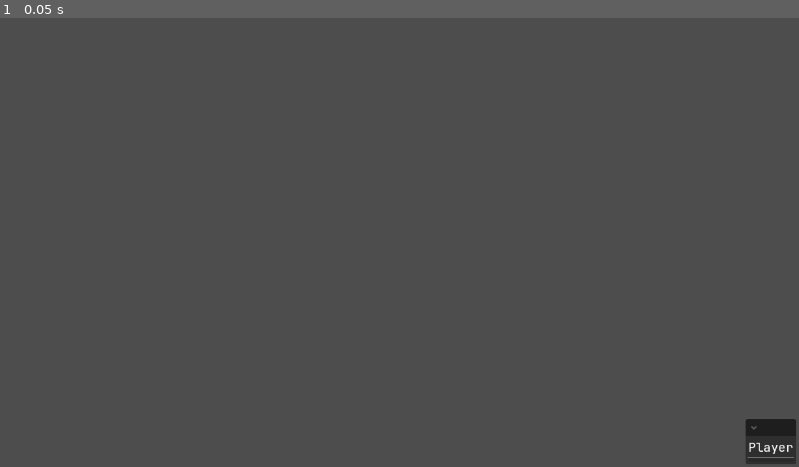
Above: before the commit, frame 1.
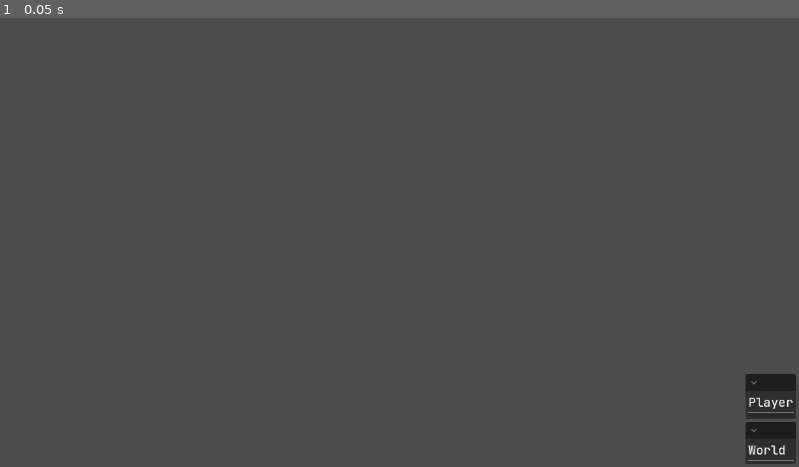
Above: after the commit, the same moment.

Repository: crystalfiction/rpg-simulator
Game: Godot game, scene res://src/controllers/ui/ui_controller.tscn
Same seed, same stepped clock (60 frames per second), same inputs: the game is played once before the commit and once after it. This scene is started directly instead of the project's main scene.
Inputs:
- Up to frame 1 (0.05 s): no input

The runs differ from the first frame. In frame 1, 0.8% of the frame differs, in the area x 93-100%, y 79-99%.
Error before the commit: Invalid access to property or key 'data' on a base object of type 'Nil'. (res://src/controllers/ui/ui_controller.gd:33)
Error after the commit: Invalid access to property or key 'data' on a base object of type 'Nil'. (res://src/controllers/ui/ui_controller.gd:65)

Commit message:
updated UI controller

Diff:
--- a/src/controllers/ui/ui_controller.gd
+++ b/src/controllers/ui/ui_controller.gd
@@ -4,14 +4,17 @@
 var world: World
 
 # components
+@export var world_data_container: GridContainer
 @export var player_data_container: GridContainer
 @export var player_exp_bar: ProgressBar
+
 @export var loading_scene: CenterContainer
+
 var label_settings: LabelSettings
 var labels = []
 
 
-func _update_player_labels():
+func _update_labels():
 	# label entry: [ entity, key, label ]
 	for l in self.labels:
 		var entity = l[0]
@@ -20,13 +23,21 @@
 
 		var key = l[1]
 		var label = l[2]
-		label.text = str(entity.data.stats[key])
 
-		if key == "exp":
-			# update exp bar
-			self.player_exp_bar.value = entity.data.stats[key]
-		elif key == "exp_cap":
-			self.player_exp_bar.max_value = entity.data.stats[key]
+		if entity is Player:
+			if key == "exp":
+				# update exp bar
+				self.player_exp_bar.value = entity.data.stats[key]
+				label.text = str(entity.data.stats[key])
+			elif key == "exp_cap":
+				self.player_exp_bar.max_value = entity.data.stats[key]
+				label.text = str(entity.data.stats[key])
+			else:
+				label.text = str(snapped(entity.data.stats[key], 0))
+
+		if entity is World:
+			if key == "map_count":
+				label.text = str(entity.data.terrain[key])
 
 
 func _init_player_labels():
@@ -35,11 +46,13 @@
 		for s in player.data.stats:
 			var data_key = s
 			var new_key_label = Label.new()
+			new_key_label.name = s
 			new_key_label.text = s
 
 			var data = player.data.stats[s]
 			var new_data_label = Label.new()
-			new_data_label.text = str(data)
+			new_data_label.name = s + "_data"
+			new_data_label.text = str(snapped(data, 0))
 
 			var new_label_set = [player, data_key, new_data_label]
 			self.labels.append(new_label_set)
@@ -48,10 +61,24 @@
 			self.player_data_container.add_child(new_data_label)
 
 
+func _init_world_labels():
+	var map_count = self.world.data.terrain.map_count
+	var new_key_label = Label.new()
+	new_key_label.text = "map_count"
+	new_key_label.name = "map_count"
+	var new_data_label = Label.new()
+	new_data_label.name = new_key_label.name + "_data"
+	new_data_label.text = str(map_count)
+	self.labels.append([ self.world, new_key_label.name, new_data_label])
+	self.world_data_container.add_child(new_key_label)
+	self.world_data_container.add_child(new_data_label)
+
+
 # Called when the node enters the scene tree for the first time.
 func _ready() -> void:
+	_init_world_labels()
 	_init_player_labels()
 
 # Called every frame. 'delta' is the elapsed time since the previous frame.
 func _process(delta: float) -> void:
-	_update_player_labels()
+	_update_labels()
--- a/src/controllers/ui/ui_controller.tscn
+++ b/src/controllers/ui/ui_controller.tscn
@@ -3,7 +3,7 @@
 [ext_resource type="Script" uid="uid://ce6ie113viqdg" path="res://src/controllers/ui/ui_controller.gd" id="1_2yfeh"]
 [ext_resource type="FontFile" uid="uid://dvjb12pu7hof1" path="res://src/assets/JetBrainsMono-Medium.ttf" id="2_1mjrn"]
 
-[node name="UiController" type="Control" unique_id=694900400 node_paths=PackedStringArray("world_data_container", "player_data_container", "player_exp_bar")]
+[node name="UiController" type="Control" unique_id=694900400 node_paths=PackedStringArray("world_data_container", "player_data_container", "player_exp_bar", "enemy_content", "enemy_data_container")]
 top_level = true
 layout_mode = 3
 anchors_preset = 15
@@ -12,9 +12,11 @@
 grow_horizontal = 2
 grow_vertical = 2
 script = ExtResource("1_2yfeh")
-world_data_container = NodePath("")
-player_data_container = NodePath("ScreenMargins/FoldableContainer/MarginContainer/VBoxContainer2/PlayerData")
-player_exp_bar = NodePath("ScreenMargins/FoldableContainer/MarginContainer/VBoxContainer2/ProgressBar")
+world_data_container = NodePath("ScreenMargins/VBoxContainer/WorldContainer/MarginContainer/VBoxContainer2/WorldData")
+player_data_container = NodePath("ScreenMargins/VBoxContainer/PlayerContainer/MarginContainer/VBoxContainer2/PlayerData")
+player_exp_bar = NodePath("ScreenMargins/VBoxContainer/PlayerContainer/MarginContainer/VBoxContainer2/ProgressBar")
+enemy_content = NodePath("")
+enemy_data_container = NodePath("")
 
 [node name="ScreenMargins" type="MarginContainer" parent="." unique_id=1299388828]
 layout_mode = 1
@@ -32,33 +34,61 @@
 theme_override_constants/margin_right = 4
 theme_override_constants/margin_bottom = 4
 
-[node name="FoldableContainer" type="FoldableContainer" parent="ScreenMargins" unique_id=1048321919]
+[node name="VBoxContainer" type="VBoxContainer" parent="ScreenMargins" unique_id=1910130805]
+layout_mode = 2
+
+[node name="PlayerContainer" type="FoldableContainer" parent="ScreenMargins/VBoxContainer" unique_id=1048321919]
 layout_mode = 2
 focus_mode = 0
 
-[node name="MarginContainer" type="MarginContainer" parent="ScreenMargins/FoldableContainer" unique_id=77118495]
+[node name="MarginContainer" type="MarginContainer" parent="ScreenMargins/VBoxContainer/PlayerContainer" unique_id=77118495]
 layout_mode = 2
 
-[node name="VBoxContainer2" type="VBoxContainer" parent="ScreenMargins/FoldableContainer/MarginContainer" unique_id=82054486]
+[node name="VBoxContainer2" type="VBoxContainer" parent="ScreenMargins/VBoxContainer/PlayerContainer/MarginContainer" unique_id=82054486]
 layout_mode = 2
 theme_override_constants/separation = 0
 
-[node name="PlayerTitle" type="Label" parent="ScreenMargins/FoldableContainer/MarginContainer/VBoxContainer2" unique_id=890504088]
+[node name="Title" type="Label" parent="ScreenMargins/VBoxContainer/PlayerContainer/MarginContainer/VBoxContainer2" unique_id=890504088]
 layout_mode = 2
 theme_override_fonts/font = ExtResource("2_1mjrn")
 theme_override_font_sizes/font_size = 18
 text = "Player"
 
-[node name="HSeparator" type="HSeparator" parent="ScreenMargins/FoldableContainer/MarginContainer/VBoxContainer2" unique_id=1206222374]
+[node name="HSeparator" type="HSeparator" parent="ScreenMargins/VBoxContainer/PlayerContainer/MarginContainer/VBoxContainer2" unique_id=1206222374]
 layout_mode = 2
 theme_override_constants/separation = 4
 
-[node name="ProgressBar" type="ProgressBar" parent="ScreenMargins/FoldableContainer/MarginContainer/VBoxContainer2" unique_id=1855685755]
+[node name="ProgressBar" type="ProgressBar" parent="ScreenMargins/VBoxContainer/PlayerContainer/MarginContainer/VBoxContainer2" unique_id=1855685755]
 layout_mode = 2
 show_percentage = false
 
-[node name="PlayerData" type="GridContainer" parent="ScreenMargins/FoldableContainer/MarginContainer/VBoxContainer2" unique_id=460919521]
+[node name="PlayerData" type="GridContainer" parent="ScreenMargins/VBoxContainer/PlayerContainer/MarginContainer/VBoxContainer2" unique_id=460919521]
 layout_mode = 2
-theme_override_constants/h_separation = 0
 theme_override_constants/v_separation = 0
 columns = 2
+
+[node name="WorldContainer" type="FoldableContainer" parent="ScreenMargins/VBoxContainer" unique_id=1742112134]
+layout_mode = 2
+focus_mode = 0
+
+[node name="MarginContainer" type="MarginContainer" parent="ScreenMargins/VBoxContainer/WorldContainer" unique_id=606821382]
+layout_mode = 2
+
+[node name="VBoxContainer2" type="VBoxContainer" parent="ScreenMargins/VBoxContainer/WorldContainer/MarginContainer" unique_id=1211036120]
+layout_mode = 2
+theme_override_constants/separation = 0
+
+[node name="Title" type="Label" parent="ScreenMargins/VBoxContainer/WorldContainer/MarginContainer/VBoxContainer2" unique_id=1858623842]
+layout_mode = 2
+theme_override_fonts/font = ExtResource("2_1mjrn")
+theme_override_font_sizes/font_size = 18
+text = "World"
+
+[node name="HSeparator" type="HSeparator" parent="ScreenMargins/VBoxContainer/WorldContainer/MarginContainer/VBoxContainer2" unique_id=2015001464]
+layout_mode = 2
+theme_override_constants/separation = 4
+
+[node name="WorldData" type="GridContainer" parent="ScreenMargins/VBoxContainer/WorldContainer/MarginContainer/VBoxContainer2" unique_id=1456096322]
+layout_mode = 2
+theme_override_constants/v_separation = 0
+columns = 2
